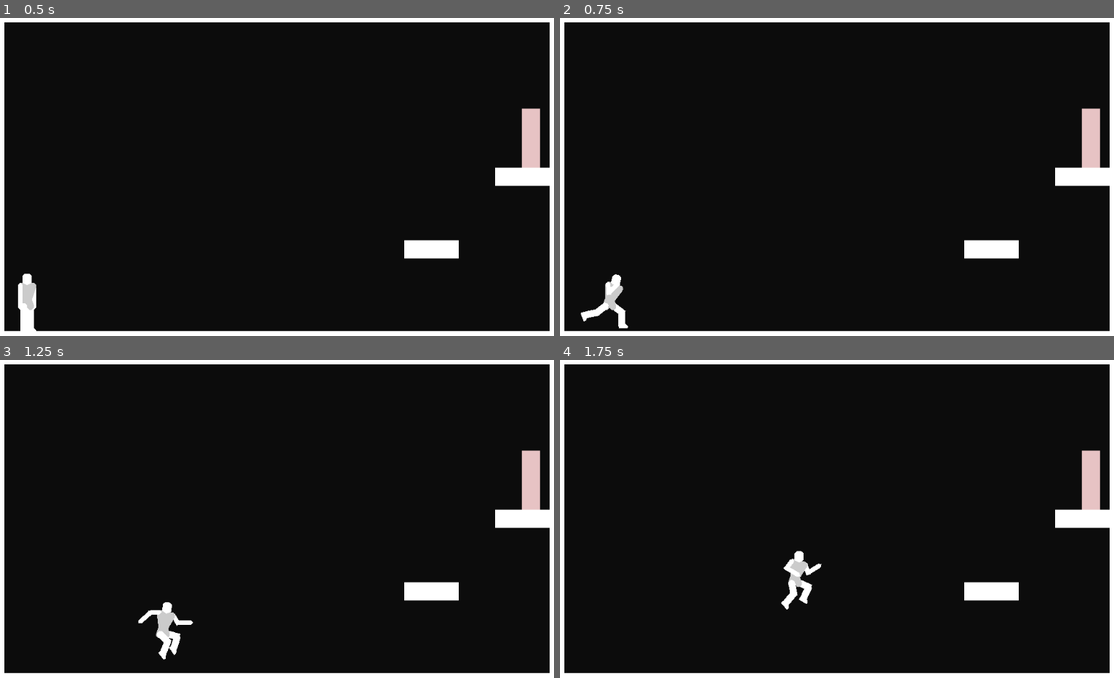
Above: before the commit, frames 1-4 (two rows, left to right).
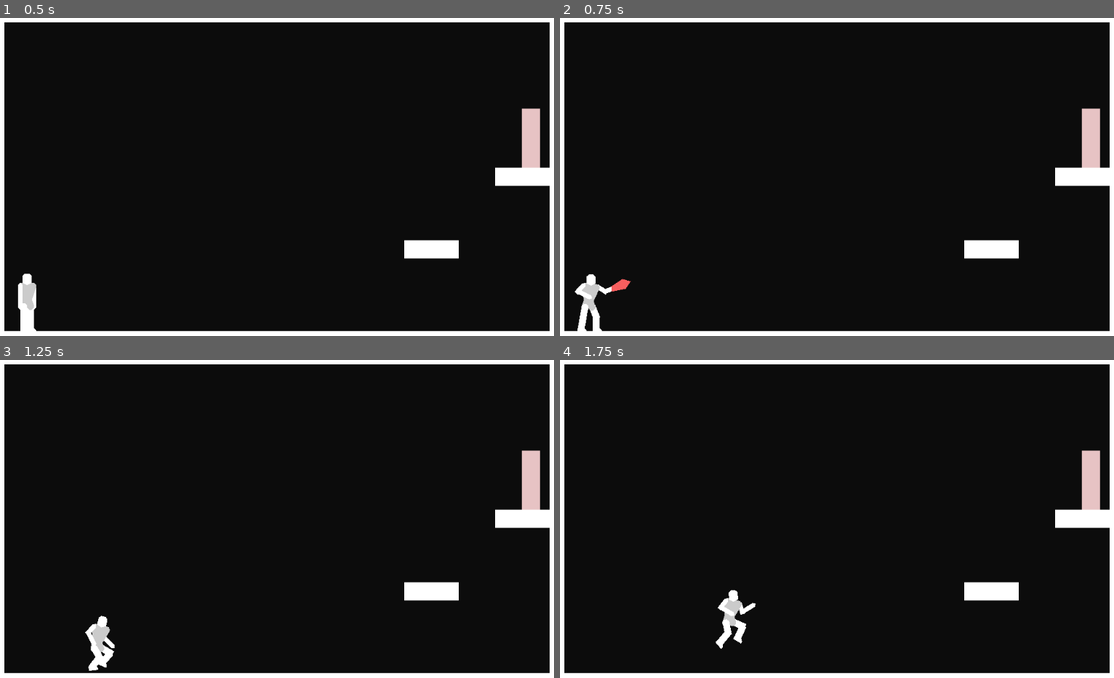
Above: after the commit, the same moments.

Repository: DarknessCatt/Lost-Soul
Game: Godot game, scene res://Maps/Debug_Map/Debug_Map.tscn
Two runs of this game, one before a commit and one after it. Both use one fixed random seed, a clock stepped at 60 frames per second and the inputs below. This scene is started directly instead of the project's main scene.
Inputs:
- Up to frame 1 (0.5 s): no input
- Up to frame 2 (0.75 s): tap Enter at 0.5 s; hold Right (hero_right) from 0.53 s (still down); hold C (hero_attack) from 0.53 s (still down)
- Up to frame 3 (1.25 s): keep holding Right (hero_right); keep holding C (hero_attack); tap Z (hero_jump) at 0.77, 0.8, 1.07 s
- Up to frame 4 (1.75 s): keep holding Right (hero_right); release C (hero_attack) at 1.28 s; tap Z (hero_jump) at 1.35, 1.52 s; tap C (hero_attack) at 1.55 s

Frame 1 is identical in both runs. In frame 2, 0.9% of the frame differs, in the area x 2-13%, y 80-99%; in frame 3, 1.1%, in the area x 15-35%, y 75-98%; in frame 4, 1.1%.
Error before the commit: Attempt to call function 'start' in base 'null instance' on a null instance. (res://Entities/Hero/FSM/GroundAttack.gd:68)

Commit message:
Alternating Jabs

Diff:
--- a/Lost_Soul/Entities/Hero/FSM/Buffer.gd
+++ b/Lost_Soul/Entities/Hero/FSM/Buffer.gd
@@ -23,25 +23,22 @@
 	can_coyote = false
 
 #Ground Combo Counter
-var attack_num : int = 0
-
-func _register_attack(num : int):
-	attack_num = num
-	$Combo_Timer.stop()
+var can_attack : bool = true
 
 func _attack_end():
-	$Combo_Timer.start()
+	can_attack = false
+	$Attack_Timer.start()
 
-func _on_Combo_Timer_timeout():
-	attack_num = 0
+func _on_Attack_Timer_timeout():
+	can_attack = true
 	air_attack_num = 0
 
-#Ground Combo Counter
+#air Combo Counter
 var air_attack_num : int = 0
 
 func _register_air_attack(num : int):
 	air_attack_num = num
-	$Combo_Timer.stop()
+	$Attack_Timer.stop()
 
 func _air_attack_end():
-	$Combo_Timer.start()
+	$Attack_Timer.start()
--- a/Lost_Soul/Entities/Hero/FSM/Falling.gd
+++ b/Lost_Soul/Entities/Hero/FSM/Falling.gd
@@ -4,11 +4,6 @@
 const MAX_GRAV : int = 1500
 
 func _ready():
-	#Overridable Vars
-	##Movement Vars
-	#FRICTION = 0.9
-
-	##Animation Vars
 	MOVE_ANIMATION = "Falling"
 	REST_ANIMATION = "Falling"
 
--- a/Lost_Soul/Entities/Hero/FSM/GroundAttack.gd
+++ b/Lost_Soul/Entities/Hero/FSM/GroundAttack.gd
@@ -3,101 +3,38 @@
 const NORMAL : Vector2 = Vector2(0, -1)
 const MOVE_SPEED : int = 800
 
-var attacking : bool = false
-var can_cancel : bool = false
-var attack_buffered : bool = false
-var jump_buffered : bool = false
+onready var buffer : Node = $"../Buffer"
 
-onready var buffer : Node = $"../Buffer"
-onready var combo_info : Array = [["Jab1", $Jab1], ["Jab2", $Jab2], \
-								["Jab3", $Jab3], ["UpTilt", $UpTilt]]
+var attack_finished : bool = false
+var left_attack : bool = false
 
 func enter(_Player : KinematicBody2D) -> void:
-	$attack_input.stop()
-	$jump_input.stop()
-	$cancel.stop()
+	attack_finished = false
 
-	jump_buffered = false
-	attack_buffered = false
-	can_cancel = false
+	if Input.is_action_pressed("hero_up"):
+		attack_finished = true
 
-	_Player.speed.x = 0
-	self.attack(_Player)
+	else:
+		var attack = "Jab_Right"
+
+		if left_attack: attack = "Jab_Left"
+		left_attack = not left_attack
+
+		_Player._change_anim(attack)
+		$Jab.start()
 
 func exit(_Player: KinematicBody2D) -> void:
 	_Player._clear_attack_polys()
 	_Player._disable_hitboxes()
 
 func update(_Player: KinematicBody2D, delta : float) -> void:
-
-	_Player.speed.x = MOVE_SPEED*delta*sign(_Player.body.scale.x)
-
-	_Player.move_and_slide(_Player.speed, NORMAL)
-
-	if can_cancel:
-
-		if jump_buffered:
-			_Player._change_state($"../Jumping")
-
-		elif attack_buffered:
-			attack(_Player)
-
-		elif Input.is_action_pressed("hero_left") \
-			or Input.is_action_pressed("hero_right"):
-			_Player._change_state($"../OnGround")
-
-	elif not attacking:
-		buffer._attack_end()
+	if attack_finished:
 		_Player._change_state($"../OnGround")
 
-func attack(_Player : KinematicBody2D):
-	$cancel.stop()
-	$attack_input.stop()
-
-	attack_buffered = false
-	can_cancel = false
-
-	var num = buffer.attack_num
-
-	if Input.is_action_pressed("hero_up"):
-		num = 3
-
-	var attack = combo_info[num]
-
-	_Player._change_anim(attack[0])
-	attack[1].start()
-	attacking = true
-
-	if num+1 >= 3:
-		num = -1
-
-	buffer._register_attack(num+1)
-
 func input(_Player: KinematicBody2D, event : InputEvent) -> void:
-	if event.is_action_pressed("hero_attack"):
-		if can_cancel:
-			attack(_Player)
-		else:
-			attack_buffered = true
-			$attack_input.start()
-
-	elif event.is_action("hero_jump"):
-		if can_cancel:
-			_Player._change_state($"../Jumping")
-		else:
-			jump_buffered = true
-			$jump_input.start()
+	if event.is_action("hero_jump"):
+		buffer._buffer_jump()
 
 func _on_Attack_timeout():
-	can_cancel = true
-	$cancel.start()
-
-func _on_cancel_timeout():
-	attacking = false
-	can_cancel = false
-
-func _on_attack_input_timeout():
-	attack_buffered = false
-
-func _on_jump_input_timeout():
-	jump_buffered = false
+	buffer._attack_end()
+	attack_finished = true
--- a/Lost_Soul/Entities/Hero/FSM/Jumping.gd
+++ b/Lost_Soul/Entities/Hero/FSM/Jumping.gd
@@ -5,11 +5,6 @@
 const JUMP_FORCE = 1100
 
 func _ready():
-	#Overridable Vars
-	##Movement Vars
-	#FRICTION = 0.9
-
-	##Animation Vars
 	MOVE_ANIMATION = "Jumping"
 	REST_ANIMATION = "Jumping"
 
--- a/Lost_Soul/Entities/Hero/FSM/OnGround.gd
+++ b/Lost_Soul/Entities/Hero/FSM/OnGround.gd
@@ -26,7 +26,8 @@
 		_Player._change_state($"../Jumping")
 
 	elif event.is_action_pressed("hero_attack"):
-		_Player._change_state($"../GroundAttack")
+		if $"../Buffer".can_attack:
+			_Player._change_state($"../GroundAttack")
 
 	else:
 		.input(_Player, event)
--- a/Lost_Soul/Entities/Hero/Hero.tscn
+++ b/Lost_Soul/Entities/Hero/Hero.tscn
@@ -4515,7 +4515,7 @@
 
 [node name="Jab" type="Timer" parent="States/GroundAttack"]
 process_mode = 0
-wait_time = 0.15
+wait_time = 0.3
 one_shot = true
 
 [node name="Jab2" type="Timer" parent="States/GroundAttack"]
@@ -4533,19 +4533,6 @@
 wait_time = 0.4
 one_shot = true
 
-[node name="cancel" type="Timer" parent="States/GroundAttack"]
-process_mode = 0
-wait_time = 0.1
-one_shot = true
-
-[node name="attack_input" type="Timer" parent="States/GroundAttack"]
-process_mode = 0
-wait_time = 0.1
-
-[node name="jump_input" type="Timer" parent="States/GroundAttack"]
-process_mode = 0
-wait_time = 0.1
-
 [node name="Falling" type="Node" parent="States"]
 script = ExtResource( 2 )
 
@@ -4598,9 +4585,9 @@
 wait_time = 0.1
 one_shot = true
 
-[node name="Combo_Timer" type="Timer" parent="States/Buffer"]
+[node name="Attack_Timer" type="Timer" parent="States/Buffer"]
 process_mode = 0
-wait_time = 0.2
+wait_time = 0.15
 one_shot = true
 
 [node name="Knockback" type="Node" parent="States"]
@@ -4626,7 +4613,6 @@
 [node name="Jab_Hitbox" type="CollisionShape2D" parent="Body/Hitboxes/Jab/Jab_Hitbox"]
 position = Vector2( 3.33508, 19.7073 )
 shape = SubResource( 18 )
-disabled = true
 
 [node name="Jab2" type="Node2D" parent="Body/Hitboxes"]
 visible = false
@@ -4768,8 +4754,6 @@
 
 [node name="Right_Arm" type="Polygon2D" parent="Body"]
 position = Vector2( 12, -28 )
-rotation = -0.261799
-scale = Vector2( 1, 1 )
 offset = Vector2( 30.2005, 27.966 )
 polygon = PoolVector2Array( -30.2005, -31.966, -26.2005, -27.966, -26.2005, -7.96604, -34.2005, -7.96604, -34.2005, -27.966 )
 __meta__ = {
@@ -4777,8 +4761,7 @@
 }
 
 [node name="Right_Hand" type="Polygon2D" parent="Body"]
-position = Vector2( 16.1411, -12.5452 )
-rotation = -2.35619
+position = Vector2( 12, -12 )
 offset = Vector2( 31.8105, 42.7501 )
 polygon = PoolVector2Array( -31.8105, -46.7501, -27.8105, -42.7501, -27.8105, -18.7501, -31.8105, -14.7501, -35.8105, -18.7501, -35.8105, -42.7501 )
 __meta__ = {
@@ -4787,7 +4770,6 @@
 
 [node name="Right_Leg" type="Polygon2D" parent="Body"]
 position = Vector2( 6, 8 )
-rotation = -0.0872665
 offset = Vector2( 28.2005, 31.966 )
 polygon = PoolVector2Array( -30.2005, -35.966, -26.2005, -35.966, -22.2005, -31.966, -22.2005, -7.96604, -34.2005, -7.96604, -34.2005, -31.966 )
 __meta__ = {
@@ -4795,7 +4777,7 @@
 }
 
 [node name="Right_Shin" type="Polygon2D" parent="Body"]
-position = Vector2( 7.74311, 27.9239 )
+position = Vector2( 6, 28 )
 offset = Vector2( 29.8696, 42.7614 )
 polygon = PoolVector2Array( -31.8696, -46.7614, -27.8696, -46.7614, -23.8696, -42.7614, -23.8696, -22.7614, -27.8696, -18.7614, -31.8696, -18.7614, -35.8696, -22.7614, -35.8696, -42.7614 )
 __meta__ = {
@@ -4803,7 +4785,7 @@
 }
 
 [node name="Right_Foot" type="Polygon2D" parent="Body"]
-position = Vector2( 7.74311, 49.9239 )
+position = Vector2( 6, 50 )
 offset = Vector2( 29.9114, 20.7618 )
 polygon = PoolVector2Array( -23.9114, -22.7618, -19.9114, -18.7618, -19.9114, -14.7618, -35.9114, -14.7618, -35.9114, -22.7618, -31.9114, -26.7618, -27.9114, -26.7618 )
 __meta__ = {
@@ -4853,7 +4835,6 @@
 
 [node name="Left_Arm" type="Polygon2D" parent="Body/Hip/Torso"]
 position = Vector2( -12, -28 )
-rotation = 0.253261
 offset = Vector2( 30.2005, 27.966 )
 polygon = PoolVector2Array( -30.2005, -31.966, -26.2005, -27.966, -26.2005, -7.96604, -34.2005, -7.96604, -34.193, -27.5603 )
 __meta__ = {
@@ -4862,7 +4843,7 @@
 
 [node name="Left_Hand" type="Polygon2D" parent="Body/Hip/Torso/Left_Arm"]
 position = Vector2( -2.35438e-06, 16 )
-rotation = -1.57079
+rotation = 0.012625
 offset = Vector2( 31.8105, 42.7501 )
 polygon = PoolVector2Array( -31.794, -46.6744, -27.7438, -42.7252, -27.4408, -18.7271, -31.39, -14.6769, -35.4402, -18.6261, -35.7432, -42.6242 )
 __meta__ = {
@@ -4880,7 +4861,6 @@
 
 [node name="Right_Arm" type="RemoteTransform2D" parent="Body/Hip/Torso"]
 position = Vector2( 12, -28 )
-rotation = -0.261799
 remote_path = NodePath("../../../Right_Arm")
 __meta__ = {
 "_edit_ik_": true
@@ -4888,7 +4868,6 @@
 
 [node name="Right_Hand" type="RemoteTransform2D" parent="Body/Hip/Torso/Right_Arm"]
 position = Vector2( 0, 16 )
-rotation = -2.0944
 remote_path = NodePath("../../../../Right_Hand")
 __meta__ = {
 "_edit_bone_": true
@@ -4907,7 +4886,6 @@
 
 [node name="Left_Leg" type="Polygon2D" parent="Body/Hip"]
 position = Vector2( -6, 8 )
-rotation = 0.0872665
 offset = Vector2( 28.2005, 31.966 )
 polygon = PoolVector2Array( -30.2005, -35.966, -26.2005, -35.966, -22.2005, -31.966, -22.2005, -7.96604, -34.2005, -7.96602, -34.2005, -31.966 )
 __meta__ = {
@@ -4925,7 +4903,6 @@
 
 [node name="Left_Foot" type="Polygon2D" parent="Body/Hip/Left_Leg/Left_Shin"]
 position = Vector2( -0.0418882, 21.9996 )
-rotation = -0.0872665
 offset = Vector2( 29.9114, 20.7618 )
 polygon = PoolVector2Array( -23.5587, -22.8527, -19.5085, -18.9035, -19.458, -14.9038, -35.4567, -14.7018, -35.5577, -22.7012, -31.6085, -26.7513, -27.6089, -26.8018 )
 __meta__ = {
@@ -4940,7 +4917,6 @@
 
 [node name="Right_Leg" type="RemoteTransform2D" parent="Body/Hip"]
 position = Vector2( 6, 8 )
-rotation = -0.0872665
 remote_path = NodePath("../../Right_Leg")
 __meta__ = {
 "_edit_ik_": true
@@ -4948,7 +4924,6 @@
 
 [node name="Right_Shin" type="RemoteTransform2D" parent="Body/Hip/Right_Leg"]
 position = Vector2( 0, 20 )
-rotation = 0.0872665
 remote_path = NodePath("../../../Right_Shin")
 __meta__ = {
 "_edit_bone_": true
@@ -4988,9 +4963,6 @@
 [connection signal="timeout" from="States/GroundAttack/Jab2" to="States/GroundAttack" method="_on_Attack_timeout"]
 [connection signal="timeout" from="States/GroundAttack/Jab3" to="States/GroundAttack" method="_on_Attack_timeout"]
 [connection signal="timeout" from="States/GroundAttack/UpTilt" to="States/GroundAttack" method="_on_Attack_timeout"]
-[connection signal="timeout" from="States/GroundAttack/cancel" to="States/GroundAttack" method="_on_cancel_timeout"]
-[connection signal="timeout" from="States/GroundAttack/attack_input" to="States/GroundAttack" method="_on_attack_input_timeout"]
-[connection signal="timeout" from="States/GroundAttack/jump_input" to="States/GroundAttack" method="_on_jump_input_timeout"]
 [connection signal="timeout" from="States/AirAttack/Jab1" to="States/AirAttack" method="_on_Attack_timeout"]
 [connection signal="timeout" from="States/AirAttack/Jab2" to="States/AirAttack" method="_on_Attack_timeout"]
 [connection signal="timeout" from="States/AirAttack/Jab3" to="States/AirAttack" method="_on_Attack_timeout"]
@@ -4999,4 +4971,4 @@
 [connection signal="timeout" from="States/AirAttack/attack_input" to="States/AirAttack" method="_on_attack_input_timeout"]
 [connection signal="timeout" from="States/Buffer/Jump_Buffer" to="States/Buffer" method="_on_Jump_Buffer_timeout"]
 [connection signal="timeout" from="States/Buffer/Coyote_Timer" to="States/Buffer" method="_on_Coyote_Timer_timeout"]
-[connection signal="timeout" from="States/Buffer/Combo_Timer" to="States/Buffer" method="_on_Combo_Timer_timeout"]
+[connection signal="timeout" from="States/Buffer/Attack_Timer" to="States/Buffer" method="_on_Attack_Timer_timeout"]
